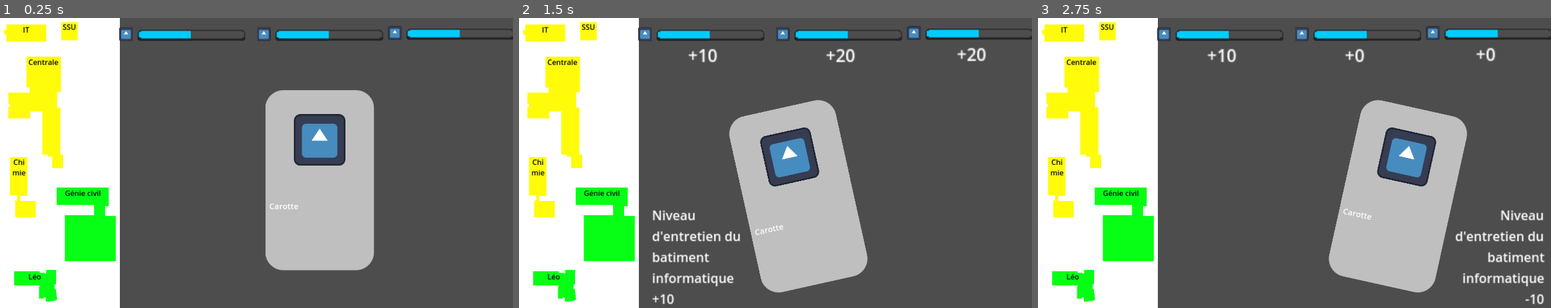
Above: before the commit, frames 1-3 (left to right).
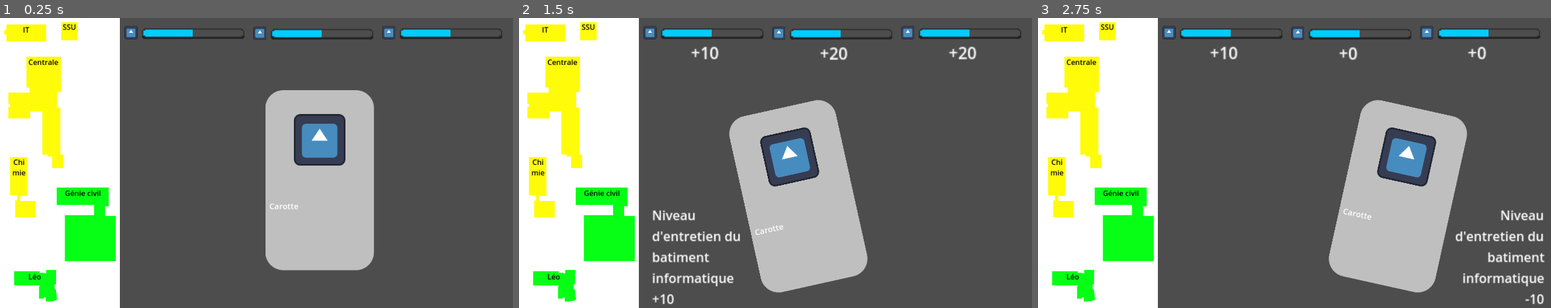
Above: after the commit, the same moments.

Repository: Spidermatou/The-Schu-Man
Game: Godot game, scene res://scenes/manager/manager.tscn
Two runs of this game, one before a commit and one after it. Both use one fixed random seed, a clock stepped at 60 frames per second and the inputs below. The engine's default icon, where the game draws it, is replaced by a stand-in: a white triangle on a blue panel in a dark square.
Inputs:
- Up to frame 1 (0.25 s): no input
- Up to frame 2 (1.5 s): tap Enter at 0.5 s; hold Right 0.53-1.28 s; tap Space at 1.25 s; hold Left from 1.28 s (still down)
- Up to frame 3 (2.75 s): tap Enter at 2 s; release Left at 2.03 s; hold Right from 2.03 s (still down)

The runs differ from the first frame. In frame 1, 1.4% of the frame differs, in the area x 23-100%, y 2-8%; in frame 2, 1.9%, in the area x 23-100%, y 2-16%; in frame 3, 1.8%.

Commit message:
improve ui gauges

Diff:
--- a/The Schu-Man/scenes/manager/manager.tscn
+++ b/The Schu-Man/scenes/manager/manager.tscn
@@ -25,27 +25,27 @@
 texture = ExtResource("3_33dhc")
 
 [node name="GaugeFinance" parent="." instance=ExtResource("4_272cb")]
-offset_left = -449.0
-offset_top = -512.0
-offset_right = -344.0
-offset_bottom = -496.0
-scale = Vector2(4, 4)
+offset_left = -432.0
+offset_top = -516.0
+offset_right = -327.0
+offset_bottom = -500.0
+scale = Vector2(3.8, 3.8)
 iconTexture = ExtResource("3_33dhc")
 
 [node name="GaugeCentral" parent="." instance=ExtResource("4_272cb")]
-offset_left = 64.0
-offset_top = -512.0
-offset_right = 169.0
-offset_bottom = -496.0
-scale = Vector2(4, 4)
+offset_left = 48.0
+offset_top = -514.0
+offset_right = 153.0
+offset_bottom = -498.0
+scale = Vector2(3.8, 3.8)
 iconTexture = ExtResource("3_33dhc")
 
 [node name="GaugeIntern" parent="." instance=ExtResource("4_272cb")]
-offset_left = 552.0
+offset_left = 528.0
 offset_top = -516.0
-offset_right = 657.0
+offset_right = 633.0
 offset_bottom = -500.0
-scale = Vector2(4, 4)
+scale = Vector2(3.8, 3.8)
 iconTexture = ExtResource("3_33dhc")
 
 [node name="Card" parent="." instance=ExtResource("5_mfpgq")]
